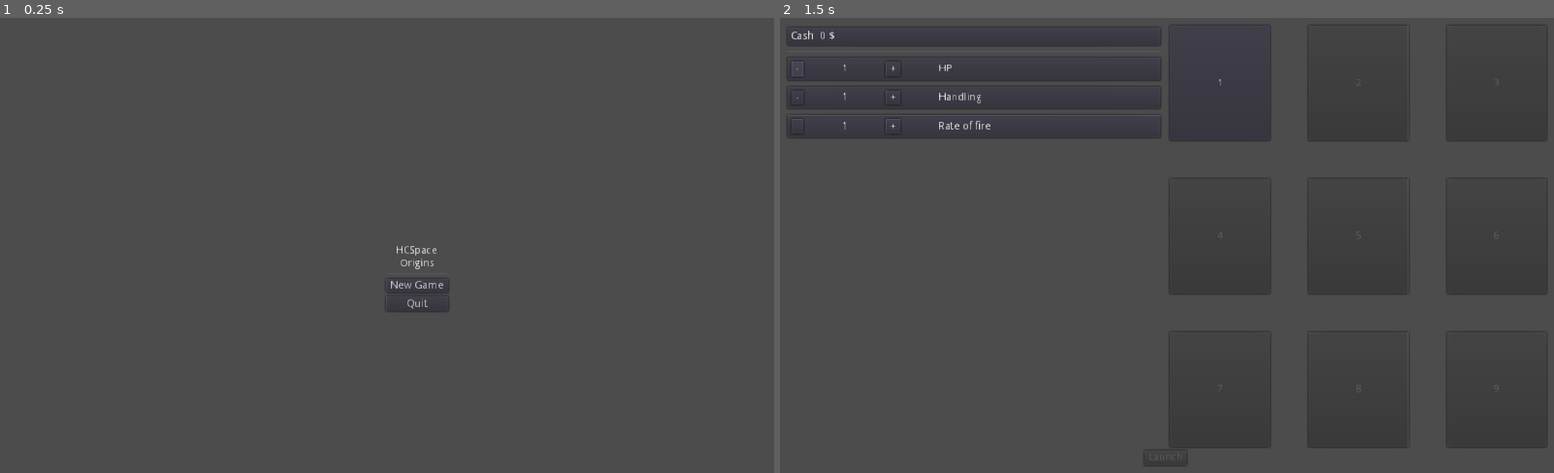
Above: before the commit, frames 1-2 (left to right).
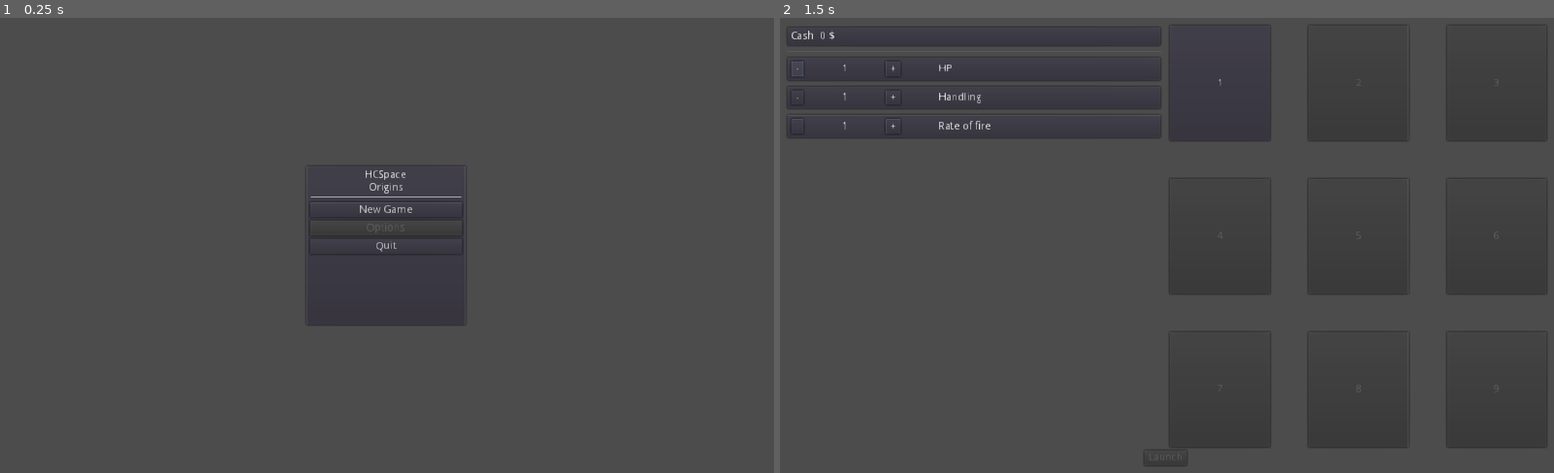
Above: after the commit, the same moments.

Repository: Kessinen/HCSSpace-Origins
Game: Godot game, scene res://Menus/Mainmenu.tscn
Same seed, same stepped clock (60 frames per second), same inputs: the game is played once before the commit and once after it.
Inputs:
- Up to frame 1 (0.25 s): no input
- Up to frame 2 (1.5 s): click "New Game" at 0.5 s; click "-" at 1.25 s

The runs differ from the first frame. In frame 1, 0.9% of the frame differs, in the area x 39-60%, y 33-68%; in frame 2, nothing differs.

Commit message:
CHANGE Main menu layout

Diff:
--- a/src/Menus/Mainmenu.gd
+++ b/src/Menus/Mainmenu.gd
@@ -1,9 +1,7 @@
 extends Control
-
 
 func _on_btnQuit_pressed():
 	get_tree().quit()
 
-
 func _on_btnNewGame_pressed():
 	get_tree().change_scene("res://Menus/LevelSelect.tscn")
--- a/src/Menus/Mainmenu.tscn
+++ b/src/Menus/Mainmenu.tscn
@@ -17,42 +17,53 @@
 "_edit_use_anchors_": false
 }
 
-[node name="Panel" type="Panel" parent="CenterContainer"]
-margin_left = 512.0
-margin_top = 300.0
-margin_right = 512.0
-margin_bottom = 300.0
+[node name="PanelContainer" type="PanelContainer" parent="CenterContainer"]
+margin_left = 405.0
+margin_top = 193.0
+margin_right = 619.0
+margin_bottom = 407.0
 
-[node name="VBoxContainer" type="VBoxContainer" parent="CenterContainer/Panel"]
-margin_right = 40.0
-margin_bottom = 40.0
+[node name="VBoxContainer" type="VBoxContainer" parent="CenterContainer/PanelContainer"]
+margin_left = 7.0
+margin_top = 7.0
+margin_right = 207.0
+margin_bottom = 207.0
+rect_min_size = Vector2( 200, 200 )
 __meta__ = {
 "_edit_use_anchors_": false
 }
 
-[node name="Label" type="Label" parent="CenterContainer/Panel/VBoxContainer"]
-margin_right = 82.0
+[node name="Label" type="Label" parent="CenterContainer/PanelContainer/VBoxContainer"]
+margin_right = 200.0
 margin_bottom = 31.0
 text = "HCSpace
 Origins"
 align = 1
 
-[node name="HSeparator" type="HSeparator" parent="CenterContainer/Panel/VBoxContainer"]
+[node name="HSeparator" type="HSeparator" parent="CenterContainer/PanelContainer/VBoxContainer"]
 margin_top = 35.0
-margin_right = 82.0
+margin_right = 200.0
 margin_bottom = 39.0
 
-[node name="btnNewGame" type="Button" parent="CenterContainer/Panel/VBoxContainer"]
+[node name="btnNewGame" type="Button" parent="CenterContainer/PanelContainer/VBoxContainer"]
 margin_top = 43.0
-margin_right = 82.0
+margin_right = 200.0
 margin_bottom = 63.0
 text = "New Game"
 
-[node name="btnQuit" type="Button" parent="CenterContainer/Panel/VBoxContainer"]
+[node name="btnOptions" type="Button" parent="CenterContainer/PanelContainer/VBoxContainer"]
 margin_top = 67.0
-margin_right = 82.0
+margin_right = 200.0
 margin_bottom = 87.0
+disabled = true
+text = "Options"
+
+[node name="btnQuit" type="Button" parent="CenterContainer/PanelContainer/VBoxContainer"]
+margin_top = 91.0
+margin_right = 200.0
+margin_bottom = 111.0
 text = "Quit"
 
-[connection signal="pressed" from="CenterContainer/Panel/VBoxContainer/btnNewGame" to="." method="_on_btnNewGame_pressed"]
-[connection signal="pressed" from="CenterContainer/Panel/VBoxContainer/btnQuit" to="." method="_on_btnQuit_pressed"]
+[connection signal="pressed" from="CenterContainer/PanelContainer/VBoxContainer/btnNewGame" to="." method="_on_btnNewGame_pressed"]
+[connection signal="pressed" from="CenterContainer/PanelContainer/VBoxContainer/btnOptions" to="." method="_on_btnNewGame_pressed"]
+[connection signal="pressed" from="CenterContainer/PanelContainer/VBoxContainer/btnQuit" to="." method="_on_btnQuit_pressed"]
